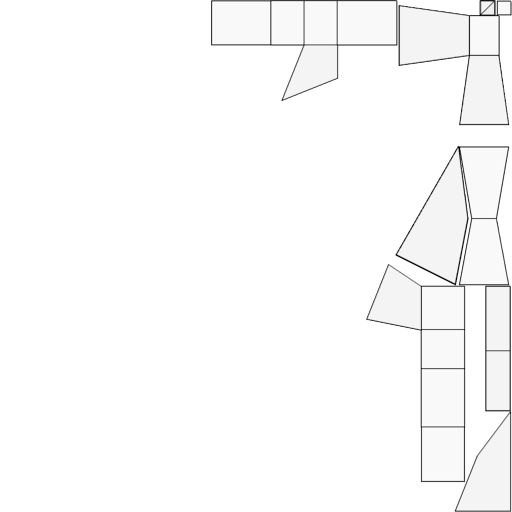
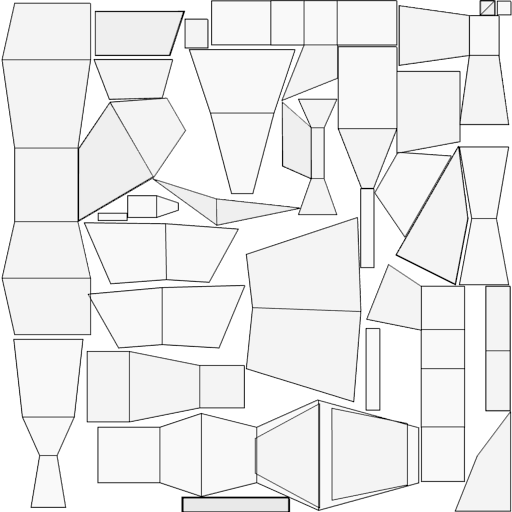
Layer changes from the first (512, 512) image to the second:
removed layer "andkill2.png #2" over [210,0,496,102]
removed layer "andkill2.png #1" over [366,0,496,483]
painted on "andkill2.png" over [1,0,496,512]
